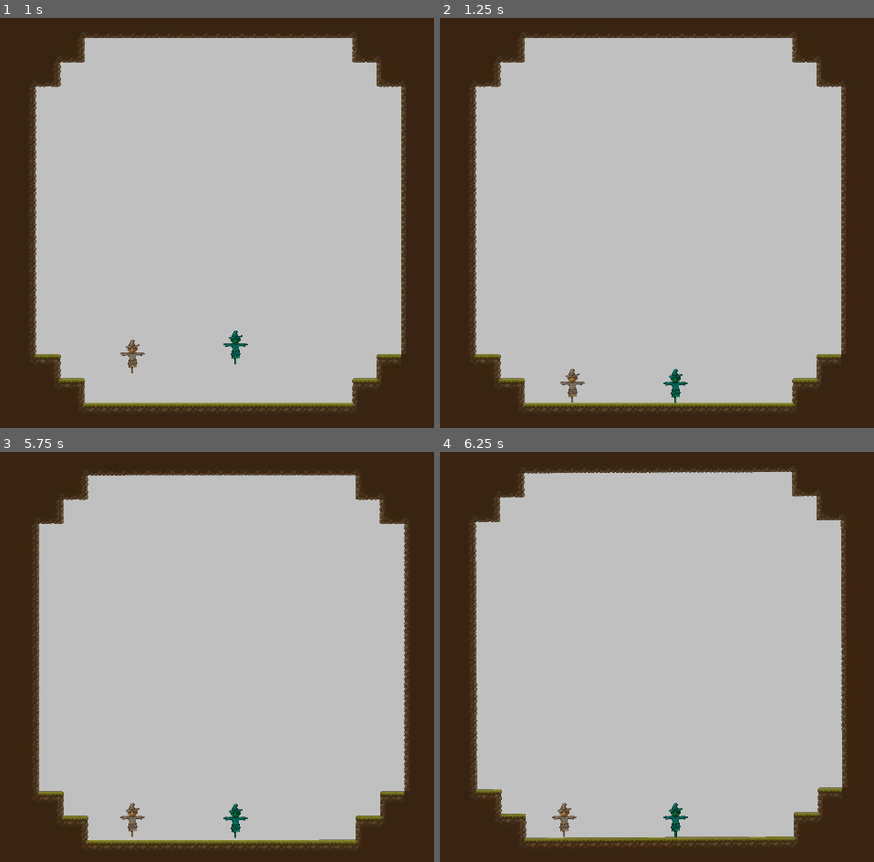
Above: before the commit, frames 1-4 (two rows, left to right).
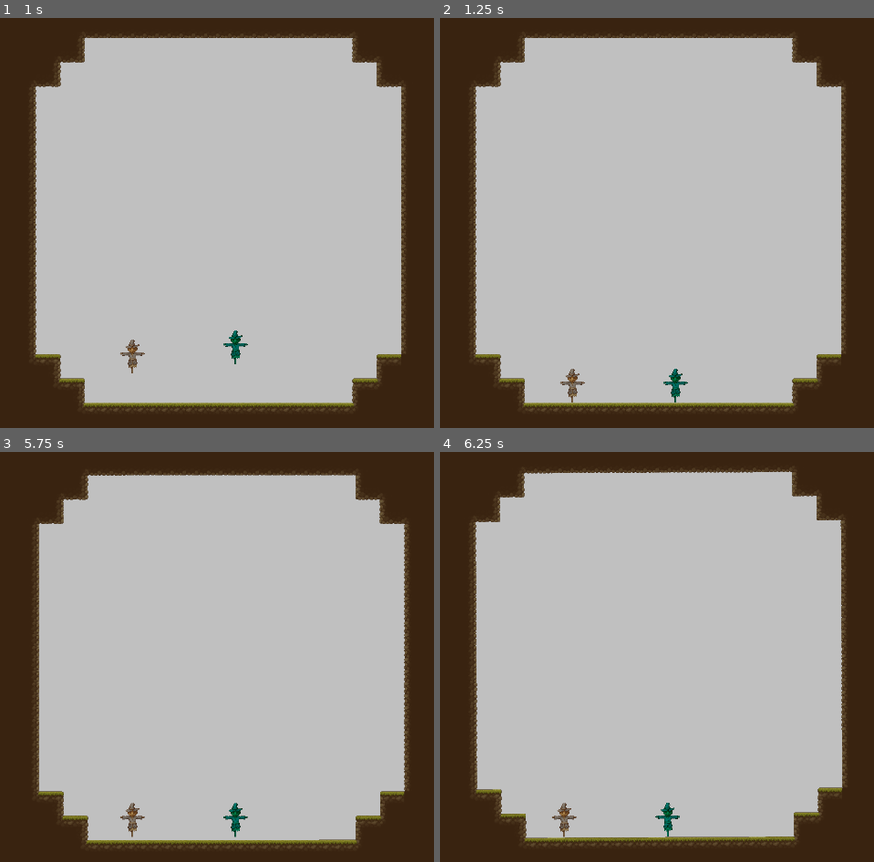
Above: after the commit, the same moments.

Repository: adudewithapc/piktiv-autumn-game-jam-2024
Game: Godot game, scene res://Scenes/Menu.tscn
Two runs of this game, one before a commit and one after it. Both use one fixed random seed, a clock stepped at 60 frames per second and the inputs below. Sound files missing from this copy of the repository are replaced by a short silence.
Inputs:
- Up to frame 1 (1 s): click "Play" at 0.5 s
- Up to frame 2 (1.25 s): no input
- Up to frame 3 (5.75 s): tap Enter (ui_accept) at 1.25, 1.52, 2, 2.27, 2.75, 3.5, 3.77, 4.25, 4.52, 5, 5.27 s
- Up to frame 4 (6.25 s): no input

Frame 1 is identical in both runs. In frame 2, less than 0.1% of the frame differs, in the area x 51-58%, y 85-94%; in frame 3, 0.1%; in frame 4, 0.3%, in the area x 49-58%, y 85-94%.

Commit message:
re assigned player script

Diff:
--- a/Scenes/LevelArt.tscn
+++ b/Scenes/LevelArt.tscn
@@ -2,7 +2,7 @@
 
 [ext_resource type="Script" path="res://Scripts/MainLevel.gd" id="1_kb54q"]
 [ext_resource type="TileSet" uid="uid://jniiomlp1d41" path="res://Art/VillageProps/VillageGroundTileSet.tres" id="1_ocwr7"]
-[ext_resource type="Script" path="res://Scenes/Rotate.gd" id="2_6jfnu"]
+[ext_resource type="Script" path="res://Scripts/Rotate.gd" id="2_6jfnu"]
 [ext_resource type="PackedScene" uid="uid://c6yfd8r1lchfw" path="res://Scenes/Player.tscn" id="3_csi8t"]
 [ext_resource type="Script" path="res://Scripts/RndTimer.gd" id="5_wfvrh"]
 [ext_resource type="Script" path="res://Scripts/ScreenShake.gd" id="6_ssp0v"]
@@ -78,9 +78,10 @@
 [node name="PlayerTwo" parent="." instance=ExtResource("3_csi8t")]
 modulate = Color(4.23551e-06, 0.936242, 0.948368, 1)
 position = Vector2(41, 246)
-script = ExtResource("2_6jfnu")
-rotationIncrease = 0.02
-maxRotationDegrees = 5
+input_prefix = "second"
+jump_height = 1.0
+down_spawn_offset = 0.0
+speed = 100.0
 
 [node name="Timer" type="Timer" parent="."]
 wait_time = 5.0
--- a/Scripts/PlayerMoveRaycast.gd
+++ b/Scripts/PlayerMoveRaycast.gd
@@ -12,7 +12,7 @@
 	time += delta * 2 * PI * trip_frequency
 	target_position = Vector2(cos(time), sin(time)) * ray_length
 
-	print(cos(time))
+	#print(cos(time))
 	if cos(time) >= 0.95 and cos(time - delta) < 0.95 and time > 0:
 		surrounded.emit()
 
Renamed: Scenes/Rotate.gd -> Scripts/Rotate.gd
